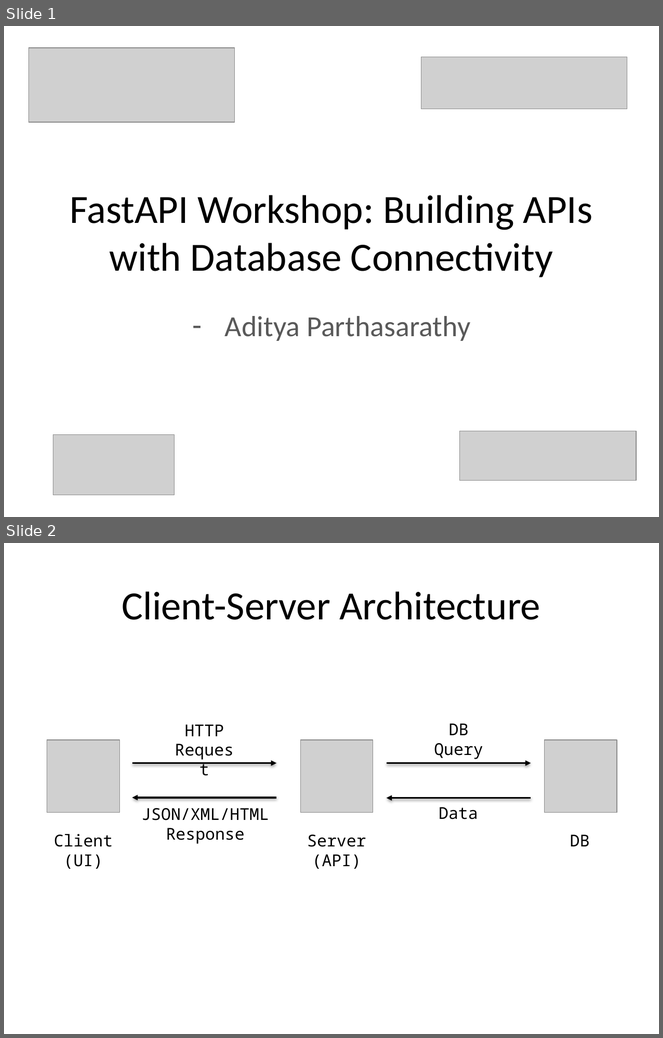
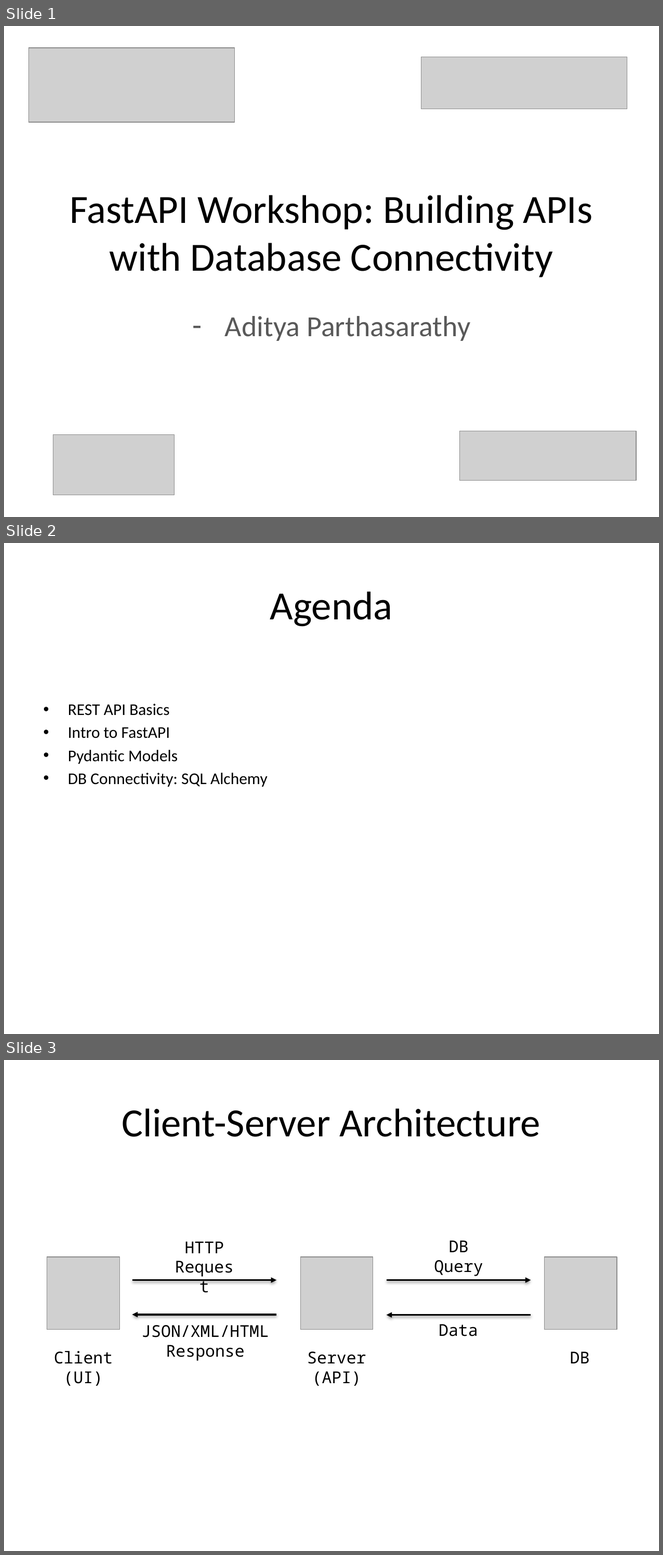
Before and after one commit to adityap301/FastAPI_Tutorials, a slide deck: FastAPI_Workshop.pptx. Shown one above the other, each under a label of ours: slides 1 and 2 before the commit, slides 1, 2 and 3 after it. The pictures are 663x1038 and 663x1555 pixels, drawn with LibreOffice and Linux fonts; fonts in the diff are those of the drawing; grey boxes stand for pictures. Boxes give left, top, right and bottom in pixels: in the first picture for what was removed or moved away, otherwise in the second. Text is boxed around its words. In the diff, an @@ line names an element or a change of style, - is before the commit and + after.

```diff
--- a/FastAPI_Workshop.pptx
+++ b/FastAPI_Workshop.pptx
@@ slide 2 added at box(4, 543, 659, 1034), background #FFFFFF @@
@@ title added at box(270, 591, 393, 627), 44 pt, text #000000 @@
+Agenda
@@ text added at box(68, 704, 268, 787), 18 pt, text #000000 @@
+• REST API Basics
+• Intro to FastAPI
+• Pydantic Models
+• DB Connectivity: SQL Alchemy
@@ what was slide 2 is now slide 3 @@
```
Also in this commit, not shown: 6 slides changed.
